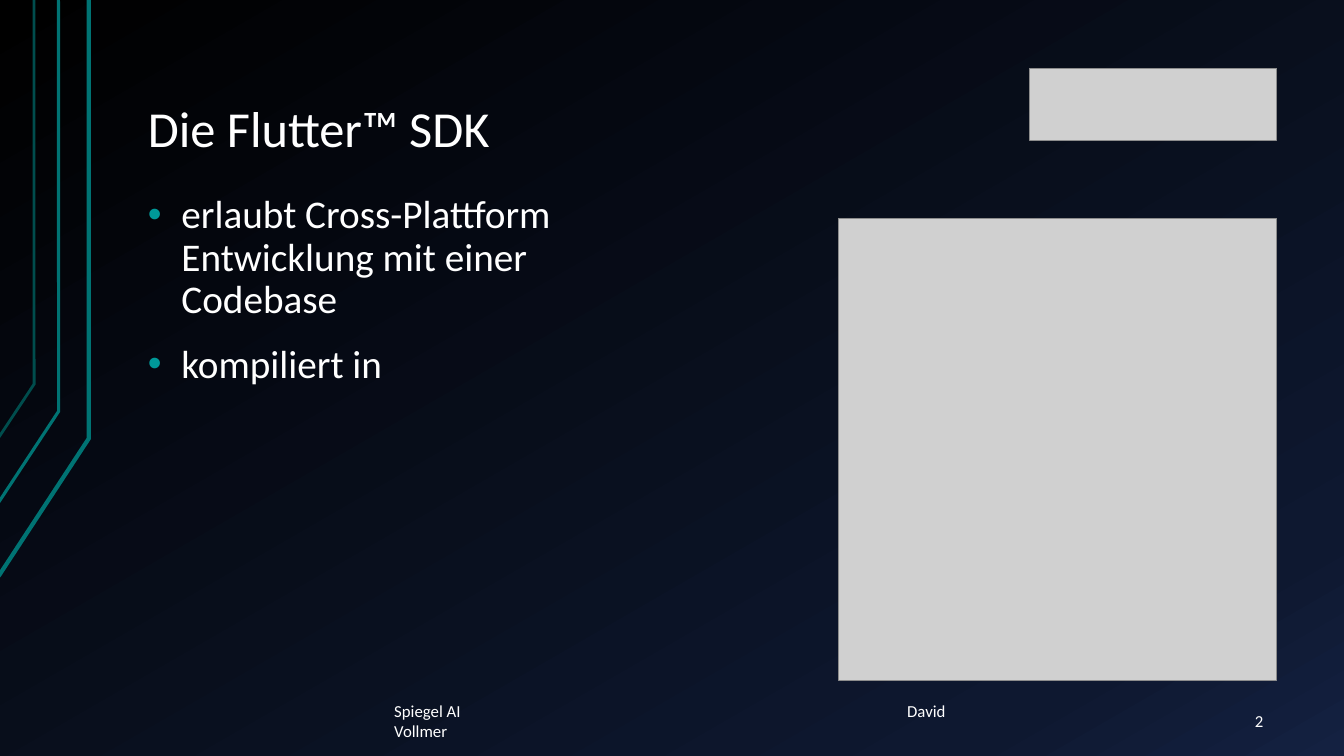
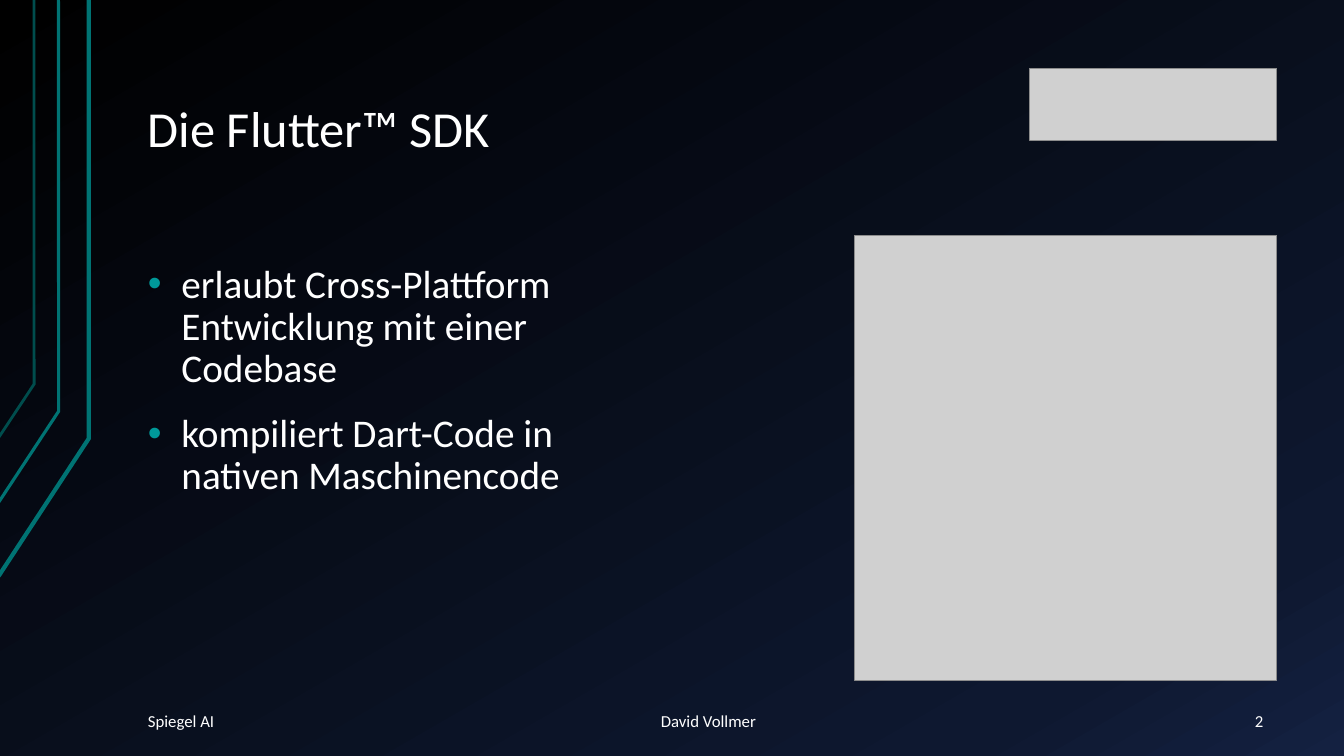
Before and after one commit to NightPic/Spiegel-AI, a slide deck: slide 2 of documentation/dt_g5_spiegel_ai_praesentation_vollmer.pptx. Drawn at 1344x756 pixels with LibreOffice and Linux fonts; fonts in the diff are those of the drawing; grey boxes stand for pictures. Boxes give left, top, right and bottom in pixels: in the first picture for what was removed or moved away, otherwise in the second. Text is boxed around its words. In the diff, an @@ line names an element or a change of style, - is before the commit and + after.

```diff
--- a/documentation/dt_g5_spiegel_ai_praesentation_vollmer.pptx
+++ b/documentation/dt_g5_spiegel_ai_praesentation_vollmer.pptx
@@ picture resized from (x1=839, y1=219, x2=1276, y2=682) to (x1=855, y1=235, x2=1277, y2=681) @@
@@ text at (x1=181, y1=419, x2=559, y2=490): text changed @@
-• kompiliert in
+• kompiliert Dart-Code in nativen Maschinencode
@@ text "Spiegel AI David Vollmer" rewrapped from (x1=394, y1=705, x2=945, y2=720) to (x1=148, y1=715, x2=756, y2=730) @@
```
Also in this commit, not shown: 3 other slides changed, 1 other file.
